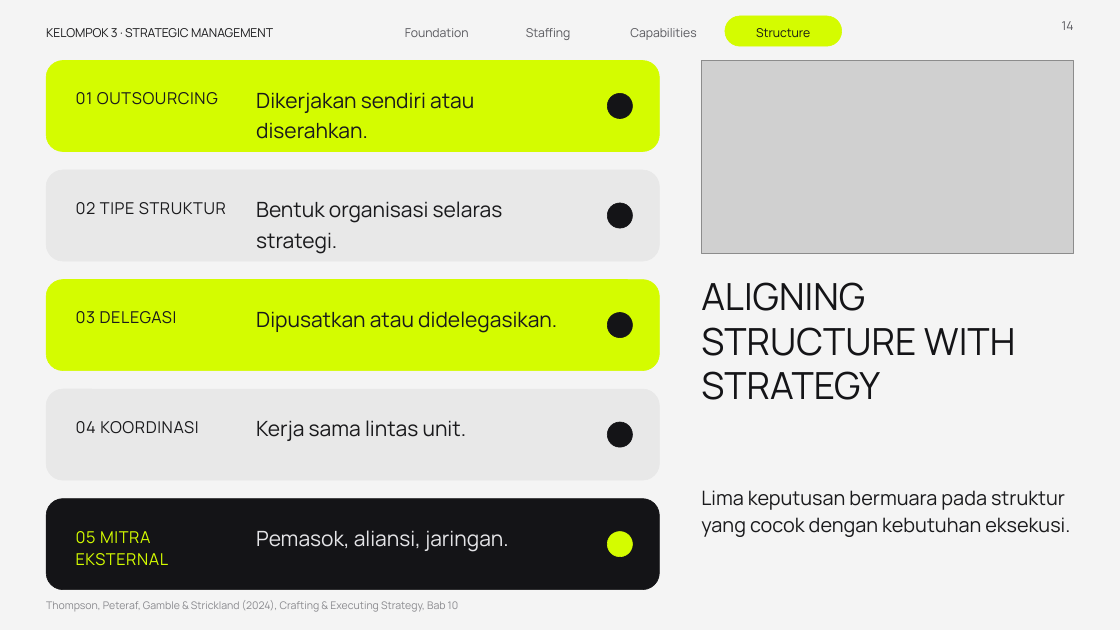
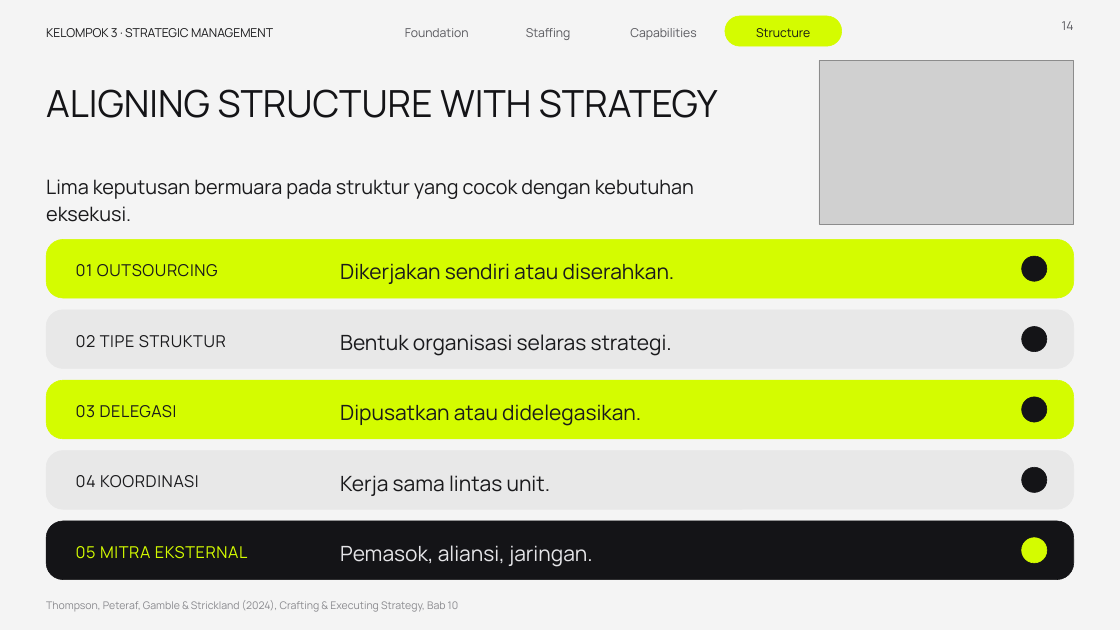
Before and after one commit to aslihabnuri/Dom-Manipulation, a slide deck: slide 14 of presentasi_ch10_kelompok3/SMJKT_Group 3_Aslih_Chapter 10 Strategy Execution.pptx. Drawn at 1120x630 pixels with LibreOffice and Linux fonts; fonts in the diff are those of the drawing; grey boxes stand for pictures; background and template pictures are left out. Boxes give left, top, right and bottom in pixels: in the first picture for what was removed or moved away, otherwise in the second. Text is boxed around its words. In the diff, an @@ line names an element or a change of style, - is before the commit and + after.

```diff
--- a/presentasi_ch10_kelompok3/SMJKT_Group 3_Aslih_Chapter 10 Strategy Execution.pptx
+++ b/presentasi_ch10_kelompok3/SMJKT_Group 3_Aslih_Chapter 10 Strategy Execution.pptx
@@ text "ALIGNING STRUCTURE WITH STRATEGY" rewrapped from bbox=[701, 282, 1015, 400] to bbox=[46, 89, 718, 118] @@
@@ rounded rectangle removed at bbox=[46, 60, 660, 151] @@
@@ picture: place and size @@
-picture at bbox=[702, 60, 1074, 254]
+picture at bbox=[819, 60, 1074, 224]
@@ text "Lima keputusan bermuara pada struktur ..." rewrapped from bbox=[701, 490, 1070, 537] to bbox=[46, 179, 694, 222] @@
@@ rounded rectangle removed at bbox=[46, 170, 660, 260] @@
@@ rounded rectangle added at bbox=[46, 239, 1074, 298], fill #D4FC00, outline #D4FC00 0.5 pt @@
@@ vertical alignment top to middle in 5 elements at bbox=[76, 546, 248, 559], bbox=[76, 475, 198, 488], bbox=[76, 405, 177, 418], bbox=[76, 335, 226, 348], bbox=[76, 264, 218, 277] @@
@@ text "01 OUTSOURCING": place and size @@
-text "01 OUTSOURCING" at bbox=[76, 92, 218, 105]
+text "01 OUTSOURCING" at bbox=[76, 264, 218, 277]
@@ text "Dikerjakan sendiri atau diserahkan.": place and size @@
-text "Dikerjakan sendiri atau diserahkan." at bbox=[256, 92, 474, 139]
+text "Dikerjakan sendiri atau diserahkan." at bbox=[340, 263, 675, 284]
@@ ellipse: place and size @@
-ellipse at bbox=[607, 93, 633, 118]
+ellipse at bbox=[1022, 256, 1047, 281]
@@ rounded rectangle removed at bbox=[46, 280, 660, 371] @@
@@ rounded rectangle added at bbox=[46, 310, 1074, 369], fill #E8E8E8, outline #E8E8E8 0.5 pt @@
@@ text "02 TIPE STRUKTUR": place and size @@
-text "02 TIPE STRUKTUR" at bbox=[76, 202, 226, 215]
+text "02 TIPE STRUKTUR" at bbox=[76, 335, 226, 348]
@@ text "Bentuk organisasi selaras strategi.": place and size @@
-text "Bentuk organisasi selaras strategi." at bbox=[256, 201, 503, 254]
+text "Bentuk organisasi selaras strategi." at bbox=[340, 334, 672, 356]
@@ ellipse: place and size @@
-ellipse at bbox=[607, 313, 633, 338]
+ellipse at bbox=[1022, 327, 1047, 352]
@@ rounded rectangle added at bbox=[46, 381, 1074, 439], fill #D4FC00, outline #D4FC00 0.5 pt @@
@@ text "03 DELEGASI": place and size @@
-text "03 DELEGASI" at bbox=[76, 311, 177, 324]
+text "03 DELEGASI" at bbox=[76, 405, 177, 418]
@@ line spacing 1.2 to 1.22; vertical alignment top to middle in 5 elements at bbox=[340, 545, 593, 567], bbox=[340, 475, 551, 496], bbox=[340, 263, 675, 284], bbox=[340, 334, 672, 356], bbox=[340, 404, 641, 426] @@
@@ text "Dipusatkan atau didelegasikan.": place and size @@
-text "Dipusatkan atau didelegasikan." at bbox=[256, 311, 557, 333]
+text "Dipusatkan atau didelegasikan." at bbox=[340, 404, 641, 426]
@@ ellipse: place and size @@
-ellipse at bbox=[607, 203, 633, 229]
+ellipse at bbox=[1022, 397, 1047, 422]
@@ rounded rectangle at bbox=[46, 450, 1074, 509]: proportions changed @@
@@ rounded rectangle: place and size @@
-rounded rectangle at bbox=[46, 389, 660, 480]
+rounded rectangle at bbox=[46, 450, 1074, 509]
@@ text "04 KOORDINASI": place and size @@
-text "04 KOORDINASI" at bbox=[76, 421, 198, 434]
+text "04 KOORDINASI" at bbox=[76, 475, 198, 488]
@@ text "Kerja sama lintas unit.": place and size @@
-text "Kerja sama lintas unit." at bbox=[256, 420, 467, 441]
+text "Kerja sama lintas unit." at bbox=[340, 475, 551, 496]
@@ ellipse: place and size @@
-ellipse at bbox=[607, 422, 633, 447]
+ellipse at bbox=[1022, 467, 1047, 492]
@@ rounded rectangle: place and size @@
-rounded rectangle at bbox=[46, 499, 660, 590]
+rounded rectangle at bbox=[46, 521, 1074, 580]
@@ rounded rectangle at bbox=[46, 521, 1074, 580]: proportions changed @@
@@ text "Pemasok, aliansi, jaringan.": place and size @@
-text "Pemasok, aliansi, jaringan." at bbox=[256, 530, 509, 552]
+text "Pemasok, aliansi, jaringan." at bbox=[340, 545, 593, 567]
@@ ellipse: place and size @@
-ellipse at bbox=[607, 532, 633, 557]
+ellipse at bbox=[1022, 538, 1047, 563]
```
Also in this commit, not shown: 7 other slides changed, 1 other file.
